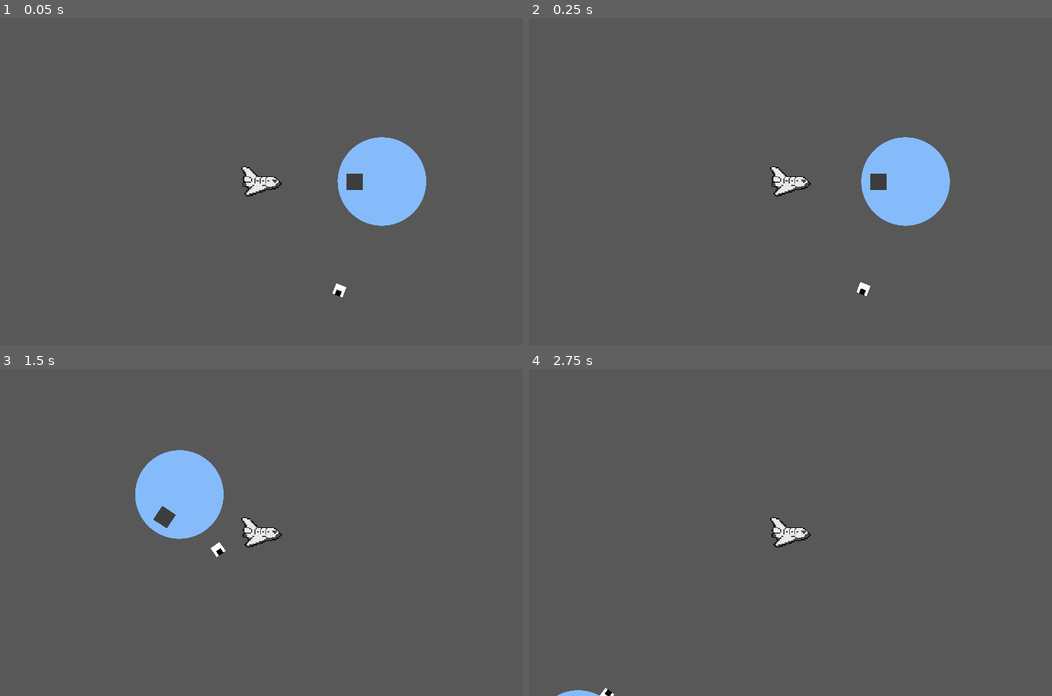
Above: before the commit, frames 1-4 (two rows, left to right).
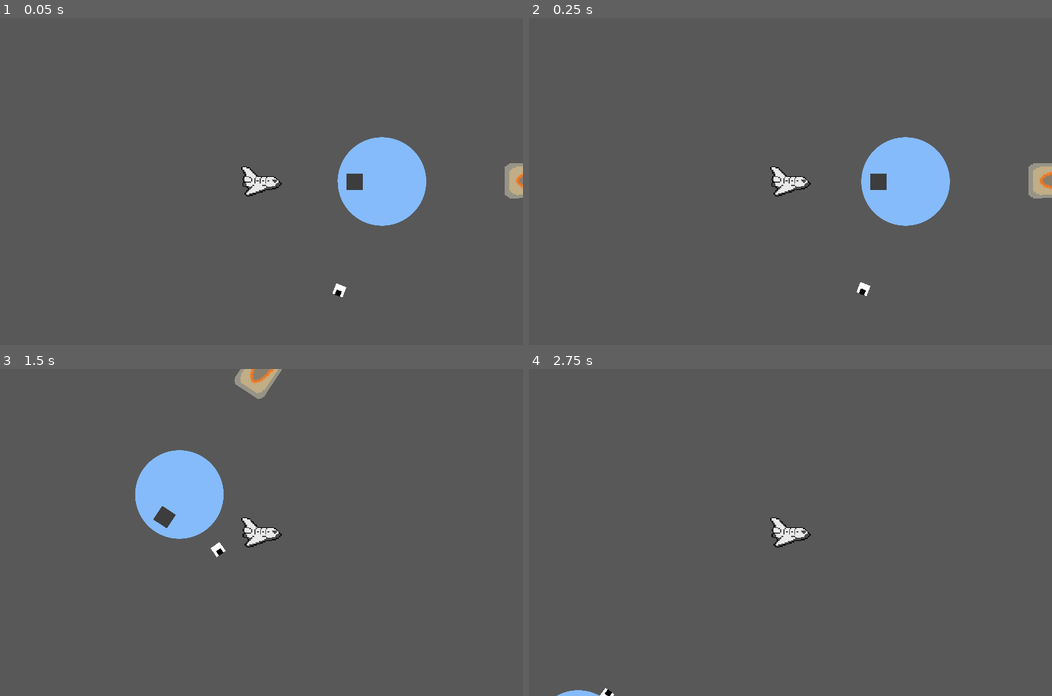
Above: after the commit, the same moments.

Repository: dkjfo-lib/Godot_game_01
Game: Godot game, scene res://scenes/space01.tscn
Same seed, same stepped clock (60 frames per second), same inputs: the game is played once before the commit and once after it.
Inputs:
- Up to frame 1 (0.05 s): no input
- Up to frame 2 (0.25 s): no input
- Up to frame 3 (1.5 s): hold D (move_right) 0.53-1.28 s; hold S (move_down) from 1.28 s (still down)
- Up to frame 4 (2.75 s): release S (move_down) at 2.03 s; hold D (move_right) from 2.03 s (still down)

The runs differ from the first frame. In frame 1, 0.4% of the frame differs, in the area x 96-100%, y 44-56%; in frame 2, 0.5%; in frame 3, 0.5%, in the area x 44-54%, y 0-10%; in frame 4, nothing differs.

Commit message:
added fuel mechanics collectable class w score and fuel bonuses gate object impl. collectable script w sprite
Signed-off-by: Mihail Fedotin <mihailfd@gmail.com>

Diff:
--- a/project.godot
+++ b/project.godot
@@ -23,11 +23,17 @@
 "class": "PilotedShip",
 "language": "GDScript",
 "path": "res://src/PilotedShip.gd"
+}, {
+"base": "Area2D",
+"class": "collectable",
+"language": "GDScript",
+"path": "res://src/collectable.gd"
 } ]
 _global_script_class_icons={
 "AttractedBody": "",
 "AttractingBody": "",
-"PilotedShip": ""
+"PilotedShip": "",
+"collectable": ""
 }
 
 [application]
@@ -35,6 +41,10 @@
 config/name="Spheres"
 run/main_scene="res://scenes/space01.tscn"
 config/icon="res://icon.png"
+
+[autoload]
+
+player_score="*res://src/Autoload/score.gd"
 
 [display]
 
--- /dev/null
+++ b/scenes/ring.tscn
@@ -0,0 +1,24 @@
+[gd_scene load_steps=5 format=2]
+
+[ext_resource path="res://src/collectable.gd" type="Script" id=1]
+[ext_resource path="res://import/ring-assets/space ring 1.0 front.png" type="Texture" id=2]
+[ext_resource path="res://import/ring-assets/space ring 1.0 back.png" type="Texture" id=3]
+
+
+[sub_resource type="CapsuleShape2D" id=1]
+radius = 6.38801
+height = 37.8478
+
+[node name="ring" type="Area2D"]
+script = ExtResource( 1 )
+
+[node name="space ring 10 back" type="Sprite" parent="."]
+texture = ExtResource( 3 )
+
+[node name="space ring 10 front" type="Sprite" parent="."]
+texture = ExtResource( 2 )
+
+[node name="CollisionShape2D" type="CollisionShape2D" parent="."]
+position = Vector2( -0.117985, -2.49791 )
+shape = SubResource( 1 )
+[connection signal="body_entered" from="." to="." method="_on_body_entered"]
--- a/scenes/space01.tscn
+++ b/scenes/space01.tscn
@@ -1,8 +1,9 @@
-[gd_scene load_steps=4 format=2]
+[gd_scene load_steps=5 format=2]
 
 [ext_resource path="res://scenes/AttractedBody.tscn" type="PackedScene" id=1]
 [ext_resource path="res://scenes/AttractingBody.tscn" type="PackedScene" id=2]
 [ext_resource path="res://scenes/PilotedShip.tscn" type="PackedScene" id=3]
+[ext_resource path="res://scenes/ring.tscn" type="PackedScene" id=4]
 
 [node name="space01" type="Node2D"]
 
@@ -13,10 +14,8 @@
 [node name="Ship" parent="." instance=ExtResource( 3 )]
 position = Vector2( 0, -112.078 )
 path_to_gravityCenter = NodePath("../AttractingBody")
-speed = 100
 
 [node name="Camera2D" type="Camera2D" parent="Ship"]
-scale = Vector2( 1, 1 )
 rotating = true
 current = true
 zoom = Vector2( 0.5, 0.5 )
@@ -33,7 +32,6 @@
 
 [node name="Camera2D2" type="Camera2D" parent="."]
 position = Vector2( 0, -112.078 )
-scale = Vector2( 1, 1 )
 rotating = true
 zoom = Vector2( 0.5, 0.5 )
 smoothing_speed = 2.0
@@ -41,3 +39,7 @@
 drag_margin_top = 1.0
 drag_margin_right = 0.87
 drag_margin_bottom = 1.0
+
+[node name="ring" parent="." instance=ExtResource( 4 )]
+position = Vector2( 0, 150 )
+destroy_self = false
--- /dev/null
+++ b/src/Autoload/score.gd
@@ -0,0 +1,27 @@
+extends Node
+
+signal score_updated
+signal player_died
+
+var score: = 0 setget set_score, get_score
+var death_count: = 0 setget set_death_count, get_death_count
+
+func reset() -> void:
+	score = 0
+	death_count = 0
+
+func set_score(value: int) -> void:
+	score = value
+	emit_signal("score_updated", value)
+	return
+
+func get_score() -> int:
+	return score
+
+func set_death_count(value: int) -> void:
+	death_count = value
+	emit_signal("player_died", value)
+	return
+
+func get_death_count() -> int:
+	return death_count
--- a/src/PilotedShip.gd
+++ b/src/PilotedShip.gd
@@ -2,7 +2,8 @@
 
 class_name PilotedShip
 
-export var speed: = 5
+export var speed: = 100
+export var fuel: = 10000000
 
 func _physics_process(delta: float) -> void:
 	my_physics_process(delta)
@@ -13,10 +14,17 @@
 	if gravityCenter != null:
 		normal = position.direction_to(gravityCenter.position)
 		add_velocity += getVelocity_Gravity(delta)
-	add_velocity += getVelocity_Input(delta)
+	add_velocity += getVelocity_Input_EngineWork(delta)
 	_velocity = move_and_slide(add_velocity + 1 * _velocity, normal)
 	if _velocity!=Vector2.ZERO:
 		rotation = position.angle_to_point(position + _velocity) + PI
+
+func getVelocity_Input_EngineWork(delta: float) -> Vector2:
+	if fuel < 0:
+		return Vector2.ZERO
+	var engine_vel:= getVelocity_Input(delta)
+	fuel -= engine_vel.length_squared()
+	return engine_vel
 
 func getVelocity_Input(delta: float) -> Vector2:
 	var input = getDirection().rotated(rotation).normalized()
--- /dev/null
+++ b/src/collectable.gd
@@ -0,0 +1,21 @@
+extends Area2D
+
+class_name collectable
+
+export var score_value:= 10
+export var fuel_value := 10000
+export var destroy_self:= true
+
+func _on_body_entered(body: Node) -> void:
+	change_player_score()
+	if destroy_self:
+		destroy_self()
+
+func change_player_score():
+	print ("=========================================>")
+	print ("add " + str(score_value) + " score points")
+	print ("add " + str(fuel_value) + " fuel points")
+	player_score.score += score_value
+
+func destroy_self():
+	queue_free()
Binary file added: import/ring-assets/space ring 1.0 back.png
Not shown, added: import/ring-assets/space ring 1.0 back.png.import
Binary file added: import/ring-assets/space ring 1.0 front.png
Not shown, added: import/ring-assets/space ring 1.0 front.png.import
